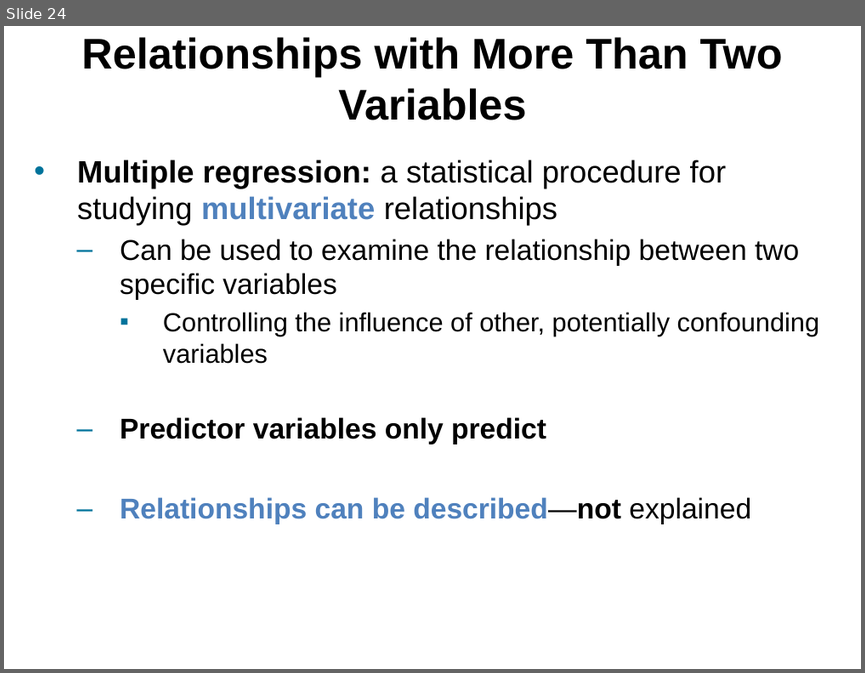
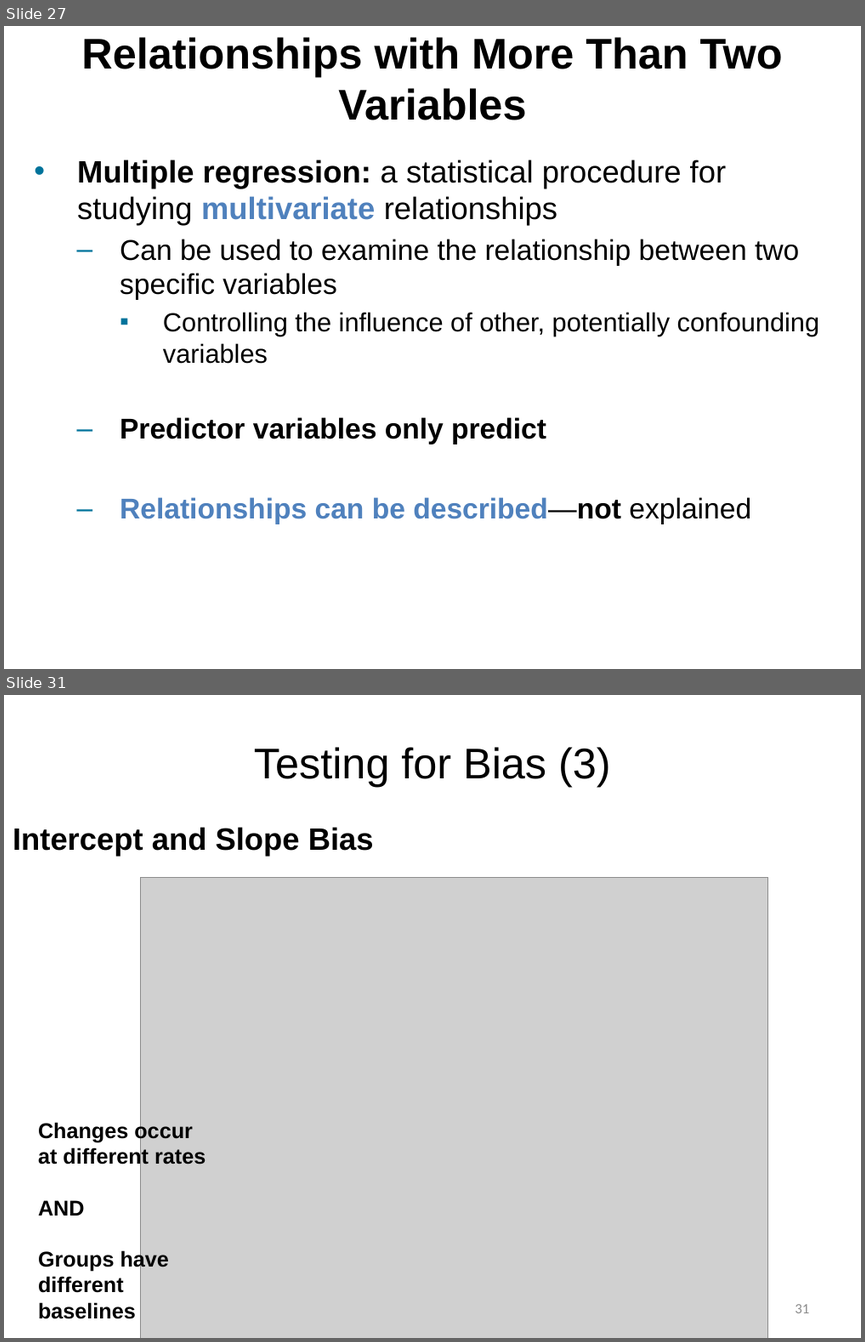
Before and after one commit to npm27/Teaching-Materials, a slide deck: Research Methods/Slides/Chapter 12.pptx. Shown one above the other, each under a label of ours: slide 24 before the commit, slides 27 and 31 after it; the slides between them are not shown. The pictures are 865x673 and 865x1342 pixels, drawn with LibreOffice and Linux fonts; fonts in the diff are those of the drawing; grey boxes stand for pictures. Boxes give left, top, right and bottom in pixels: in the first picture for what was removed or moved away, otherwise in the second. Text is boxed around its words. In the diff, an @@ line names an element or a change of style, - is before the commit and + after.

```diff
--- a/Research Methods/Slides/Chapter 12.pptx
+++ b/Research Methods/Slides/Chapter 12.pptx
@@ slide 31 added at (x1=4, y1=695, x2=861, y2=1338), background #FFFFFF @@
@@ title added at (x1=254, y1=747, x2=611, y2=787), 36 pt, text #000000 @@
+Testing for Bias (3)
@@ text added at (x1=12, y1=827, x2=374, y2=857), 26 pt, text #000000, bold @@
+Intercept and Slope Bias
@@ picture added at (x1=140, y1=877, x2=768, y2=1338) @@
@@ text added at (x1=38, y1=1121, x2=205, y2=1319), 18 pt, text #000000, bold @@
+Changes occur at different rates
+AND
+Groups have different baselines
@@ page number added at (x1=794, y1=1304, x2=809, y2=1313), 12 pt, text #8C8C8C @@
+31
@@ what was slide 24 is now slide 27 @@
```
Also in this commit, not shown: 6 slides changed, 8 other slides added, 2 slides removed, 1 other file.
